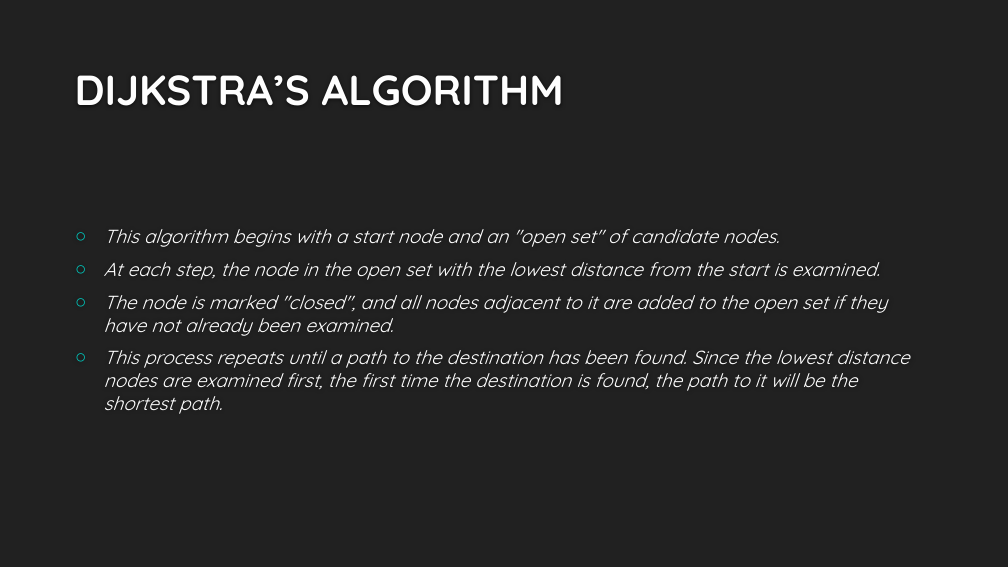
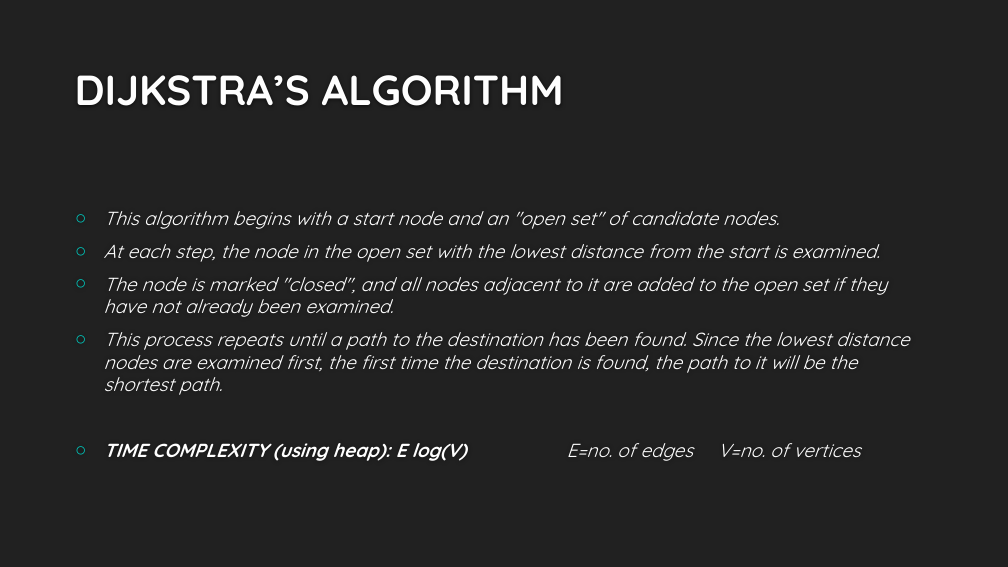
Before and after one commit to jhalak27/Analysis-of-Path-Finding-Algorithms, a slide deck: slide 5 of PathfindingAlgos.pptx. Drawn at 1008x567 pixels with LibreOffice and Linux fonts; fonts in the diff are those of the drawing; background and template pictures are left out. Boxes give left, top, right and bottom in pixels: in the first picture for what was removed or moved away, otherwise in the second. Text is boxed around its words. In the diff, an @@ line names an element or a change of style, - is before the commit and + after.

```diff
--- a/PathfindingAlgos.pptx
+++ b/PathfindingAlgos.pptx
@@ text "This algorithm begins with a ...": place and size @@
-text "This algorithm begins with a ..." at bbox=[104, 229, 909, 414]
+text "This algorithm begins with a ..." at bbox=[104, 211, 909, 461]
@@ text at bbox=[104, 443, 860, 461]: paragraph added @@
+○ TIME COMPLEXITY (using heap): E log(V) E=no. of edges V=no. of vertices
```
Also in this commit, not shown: 2 other slides changed.
